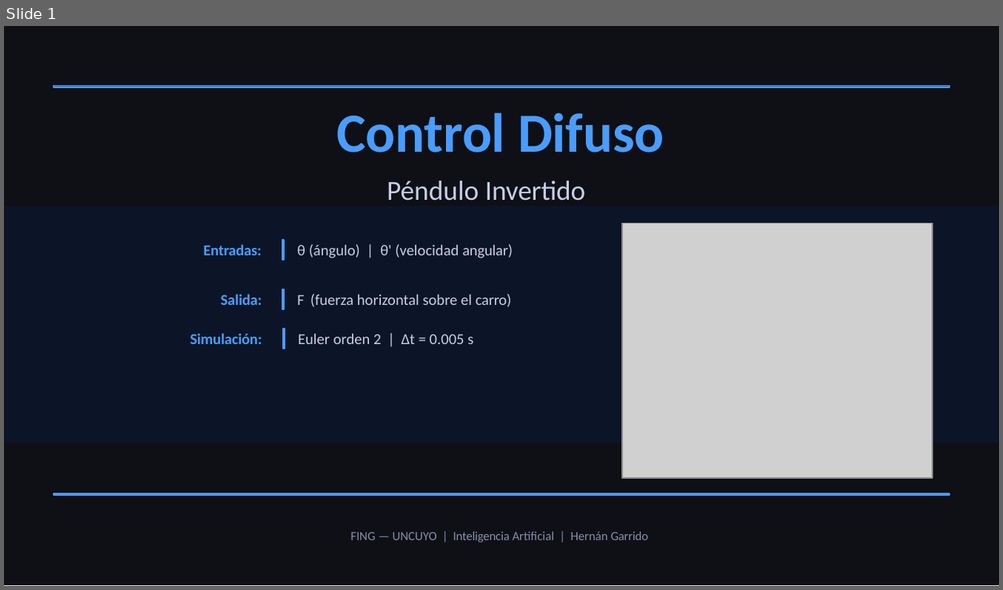
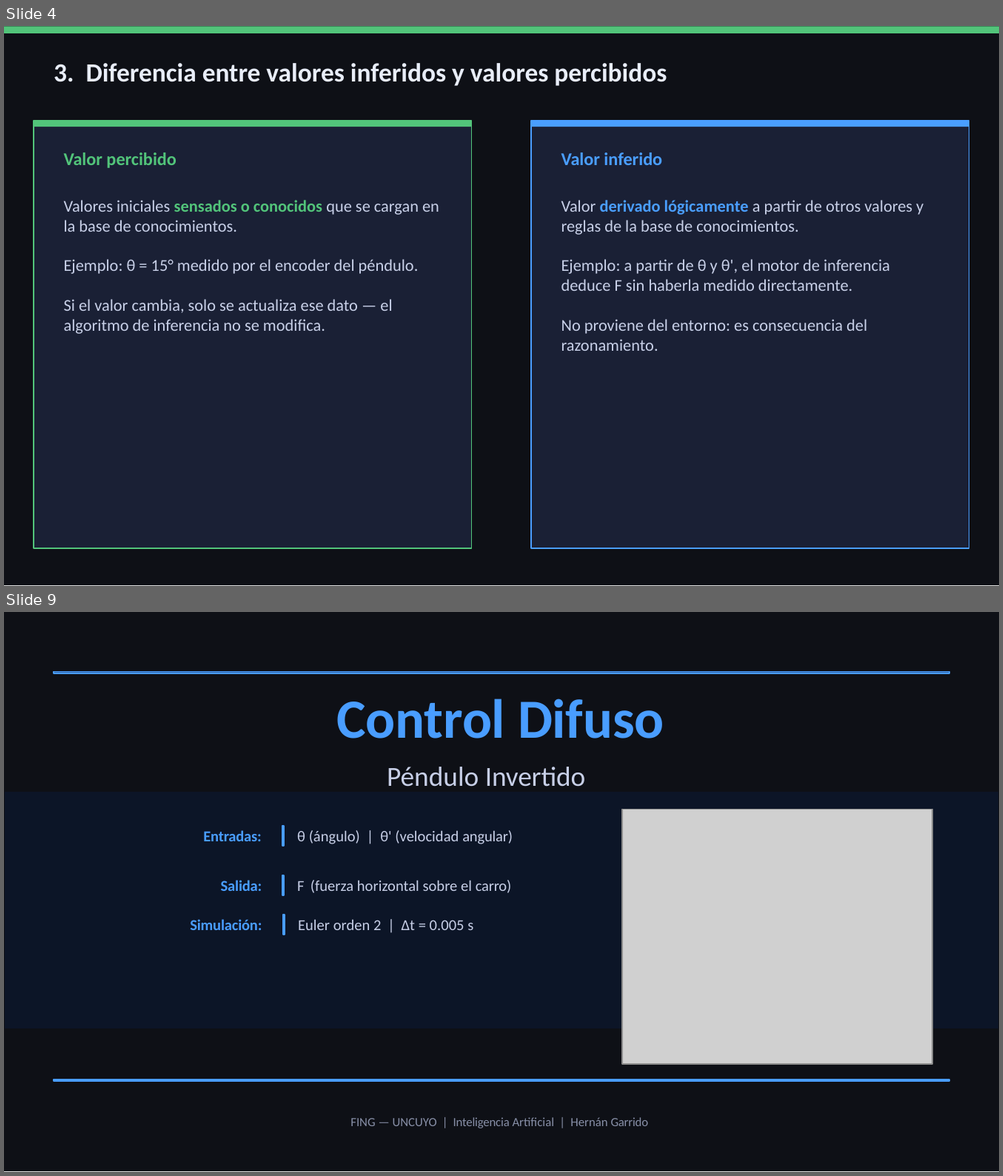
Before and after one commit to Juan-Stella/IA2, a slide deck: Unidad 2/Codigos_Juan/pendulo_fam.pptx. Shown one above the other, each under a label of ours: slide 1 before the commit, slides 4 and 9 after it; the slides between them are not shown. The pictures are 1003x590 and 1003x1176 pixels, drawn with LibreOffice and Linux fonts; fonts in the diff are those of the drawing; grey boxes stand for pictures. Boxes give left, top, right and bottom in pixels: in the first picture for what was removed or moved away, otherwise in the second. Text is boxed around its words. In the diff, an @@ line names an element or a change of style, - is before the commit and + after.

```diff
--- a/Unidad 2/Codigos_Juan/pendulo_fam.pptx
+++ b/Unidad 2/Codigos_Juan/pendulo_fam.pptx
@@ slide 4 added at (4,26,999,586), background #FFFFFF; not listed: 1 template element that a slide beside it also shows @@
@@ rectangle added at (4,26,999,33), fill #52C47A @@
@@ text added at (54,63,666,86), 19 pt, text #E8EDF8, bold @@
+3. Diferencia entre valores inferidos y valores percibidos
@@ rectangle added at (34,121,472,548), fill #1A2035, outline #52C47A 1 pt @@
@@ rectangle added at (34,121,472,127), fill #52C47A @@
@@ rectangle added at (531,121,969,548), fill #1A2035, outline #4A9EFF 1 pt @@
@@ rectangle added at (531,121,969,127), fill #4A9EFF @@
@@ text added at (64,153,176,168), 13 pt, text #52C47A, bold @@
+Valor percibido
@@ text added at (561,153,662,165), 13 pt, text #4A9EFF, bold @@
+Valor inferido
@@ text added at (64,200,439,334), 12 pt, text #C8D0E8 @@
+Valores iniciales sensados o conocidos que se cargan en la base de conocimientos.
+Ejemplo: θ = 15° medido por el encoder del péndulo.
+Si el valor cambia, solo se actualiza ese dato — el algoritmo de inferencia no se modifica.
@@ text added at (561,200,923,351), 12 pt, text #C8D0E8 @@
+Valor derivado lógicamente a partir de otros valores y reglas de la base de conocimientos.
+Ejemplo: a partir de θ y θ', el motor de inferencia deduce F sin haberla medido directamente.
+No proviene del entorno: es consecuencia del razonamiento.
@@ what was slide 1 is now slide 9 @@
```
Also in this commit, not shown: 1 slide changed, 10 other slides added, 3 other files.
